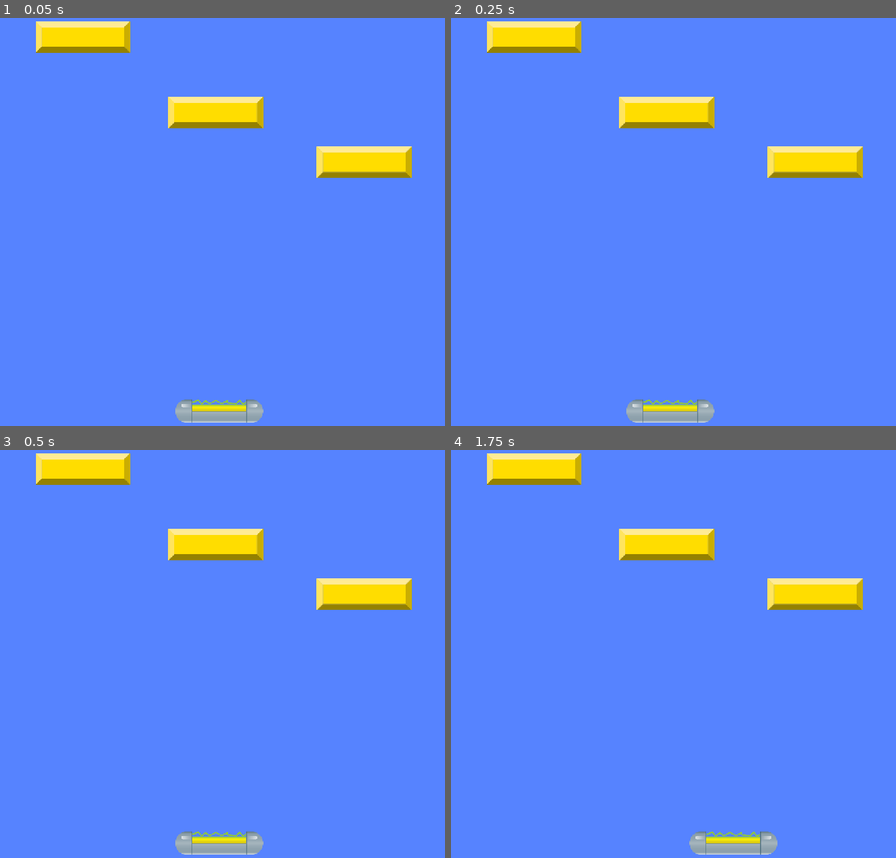
Above: before the commit, frames 1-4 (two rows, left to right).
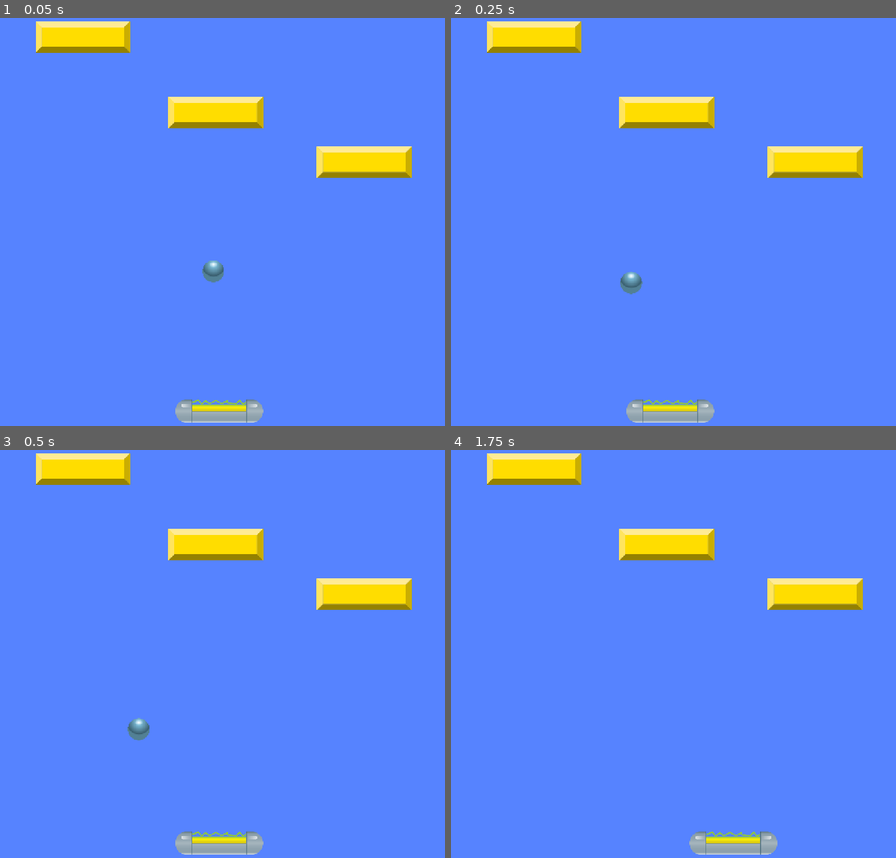
Above: after the commit, the same moments.

Repository: masonnh/brick-breaker
Game: Godot game, scene res://game.tscn
Same seed, same stepped clock (60 frames per second), same inputs: the game is played once before the commit and once after it.
Inputs:
- Up to frame 1 (0.05 s): no input
- Up to frame 2 (0.25 s): no input
- Up to frame 3 (0.5 s): no input
- Up to frame 4 (1.75 s): hold Right (ui_right) 0.53-1.28 s; hold Left (ui_left) from 1.28 s (still down)

The runs differ from the first frame. In frame 1, 0.2% of the frame differs, in the area x 45-51%, y 59-65%; in frame 2, 0.2%, in the area x 38-44%, y 62-68%; in frame 3, 0.2%; in frame 4, nothing differs.

Commit message:
spawn ball with random direction

Diff:
--- /dev/null
+++ b/ball.gd
@@ -0,0 +1,14 @@
+extends Area2D
+
+const SPEED = 500
+var velocity
+
+func _ready() -> void:
+	velocity = SPEED * getRandomStartDirection()
+
+func getRandomStartDirection() -> Vector2:
+	var dir = Vector2(randf_range(-1.0, 1.0), randf_range(0, 1.0)) # Always starts downwards
+	return dir.normalized()
+
+func _physics_process(delta: float) -> void:
+	position += velocity * delta
--- /dev/null
+++ b/ball.tscn
@@ -0,0 +1,18 @@
+[gd_scene format=3 uid="uid://bdr1x3qp6c6o"]
+
+[ext_resource type="Script" uid="uid://b8e6fwpn2tins" path="res://ball.gd" id="1_41u45"]
+[ext_resource type="Texture2D" uid="uid://cobl6upcyayia" path="res://Sprites/Ball.png" id="1_x8fbi"]
+
+[sub_resource type="CircleShape2D" id="CircleShape2D_8ib2y"]
+radius = 32.01562
+
+[node name="Ball" type="Area2D" unique_id=1458877466]
+script = ExtResource("1_41u45")
+
+[node name="Sprite2D" type="Sprite2D" parent="." unique_id=782838679]
+position = Vector2(7.6293945e-06, -1.0000076)
+scale = Vector2(0.484375, 0.484375)
+texture = ExtResource("1_x8fbi")
+
+[node name="CollisionShape2D" type="CollisionShape2D" parent="." unique_id=1650629192]
+shape = SubResource("CircleShape2D_8ib2y")
--- a/game.tscn
+++ b/game.tscn
@@ -2,6 +2,7 @@
 
 [ext_resource type="PackedScene" uid="uid://bx6se8i20qa2f" path="res://paddle.tscn" id="1_80nbo"]
 [ext_resource type="PackedScene" uid="uid://wfvdayfmamo6" path="res://brick.tscn" id="2_e2o6t"]
+[ext_resource type="PackedScene" uid="uid://bdr1x3qp6c6o" path="res://ball.tscn" id="3_feb5d"]
 
 [node name="Game" type="Node2D" unique_id=1443152786]
 
@@ -24,3 +25,6 @@
 
 [node name="Brick3" parent="." unique_id=205428217 instance=ExtResource("2_e2o6t")]
 position = Vector2(1050, 486)
+
+[node name="Ball" parent="." unique_id=468740584 instance=ExtResource("3_feb5d")]
+position = Vector2(644, 788)
--- a/paddle.gd
+++ b/paddle.gd
@@ -5,4 +5,5 @@
 func _physics_process(delta: float) -> void:
 	var direction = Input.get_axis("ui_left", "ui_right")
 	velocity.x = direction * SPEED
+	velocity.y = 0
 	move_and_slide()
Not shown, added: ball.gd.uid
